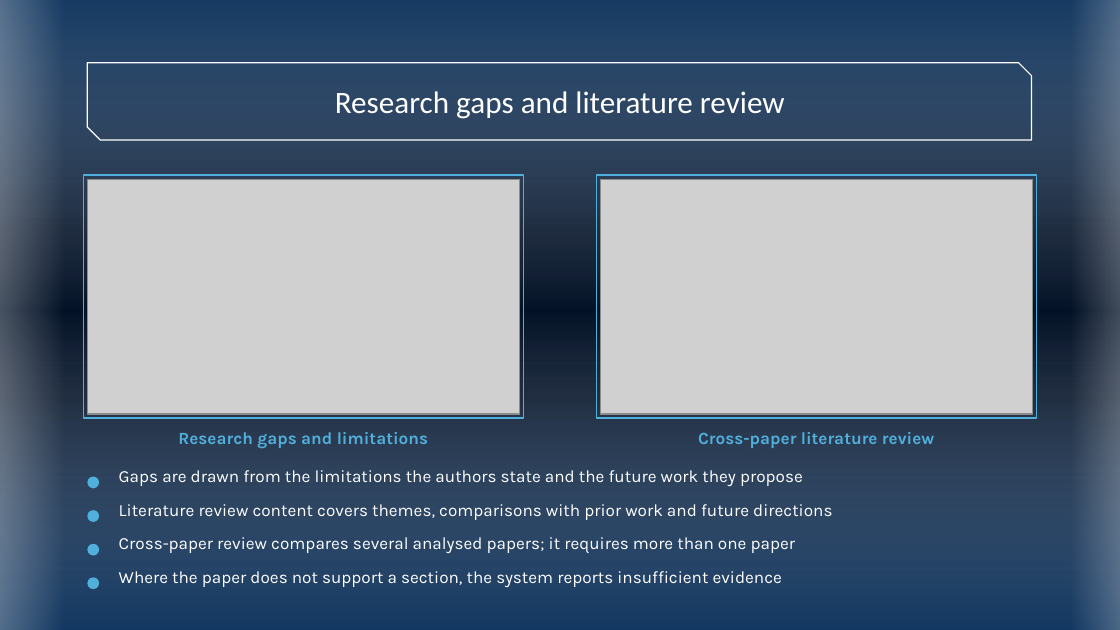
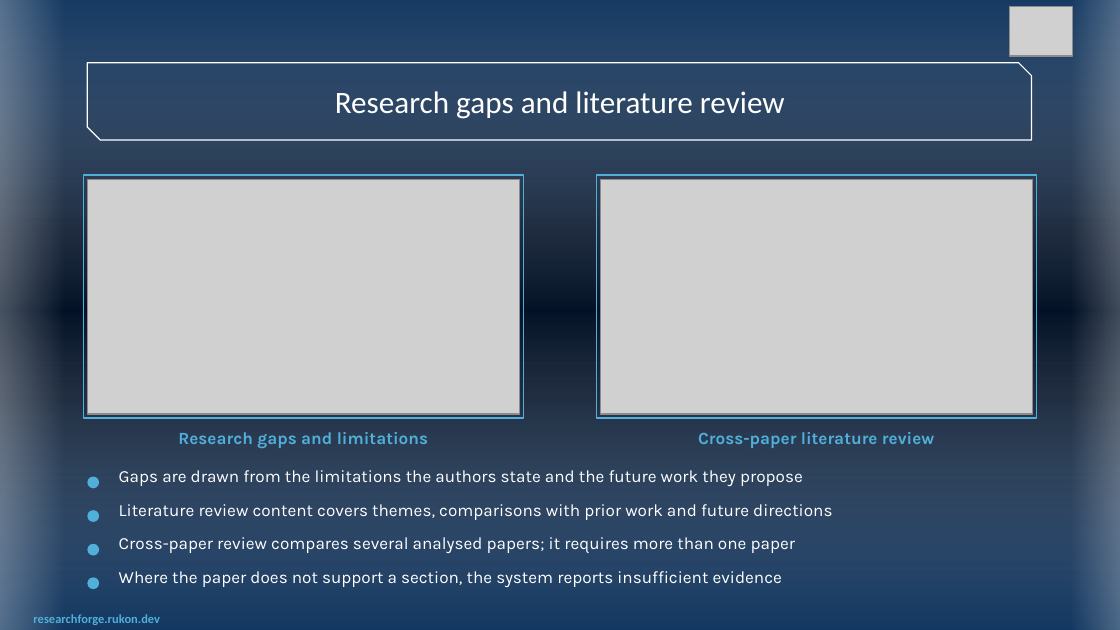
Before and after one commit to tirukon015/researchforge, a slide deck: slide 10 of docs/report/submission/ResearchForge_Final_Presentation.pptx. Drawn at 1120x630 pixels with LibreOffice and Linux fonts; fonts in the diff are those of the drawing; grey boxes stand for pictures; background and template pictures are left out. Boxes give left, top, right and bottom in pixels: in the first picture for what was removed or moved away, otherwise in the second. Text is boxed around its words. In the diff, an @@ line names an element or a change of style, - is before the commit and + after.

```diff
--- a/docs/report/submission/ResearchForge_Final_Presentation.pptx
+++ b/docs/report/submission/ResearchForge_Final_Presentation.pptx
@@ picture added at [1009, 7, 1073, 56] @@
@@ text added at [33, 614, 160, 625], 8 pt, text #51AFDB, bold @@
+researchforge.rukon.dev
```
Also in this commit, not shown: 14 other slides changed, 1 slide added, 1 other file.
